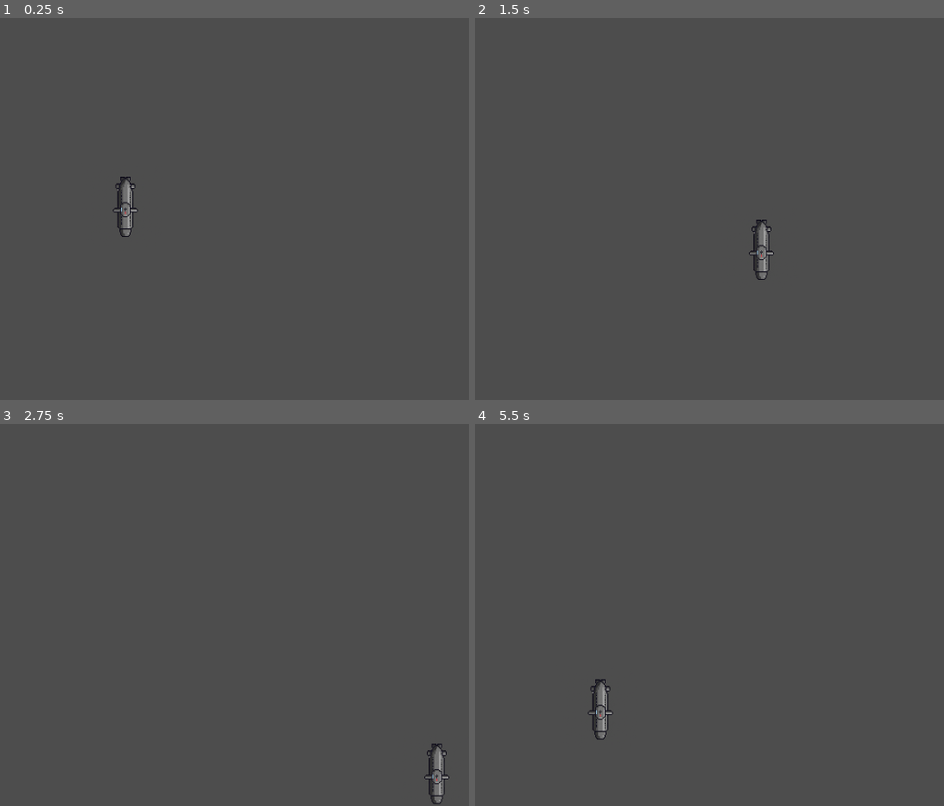
Above: before the commit, frames 1-4 (two rows, left to right).
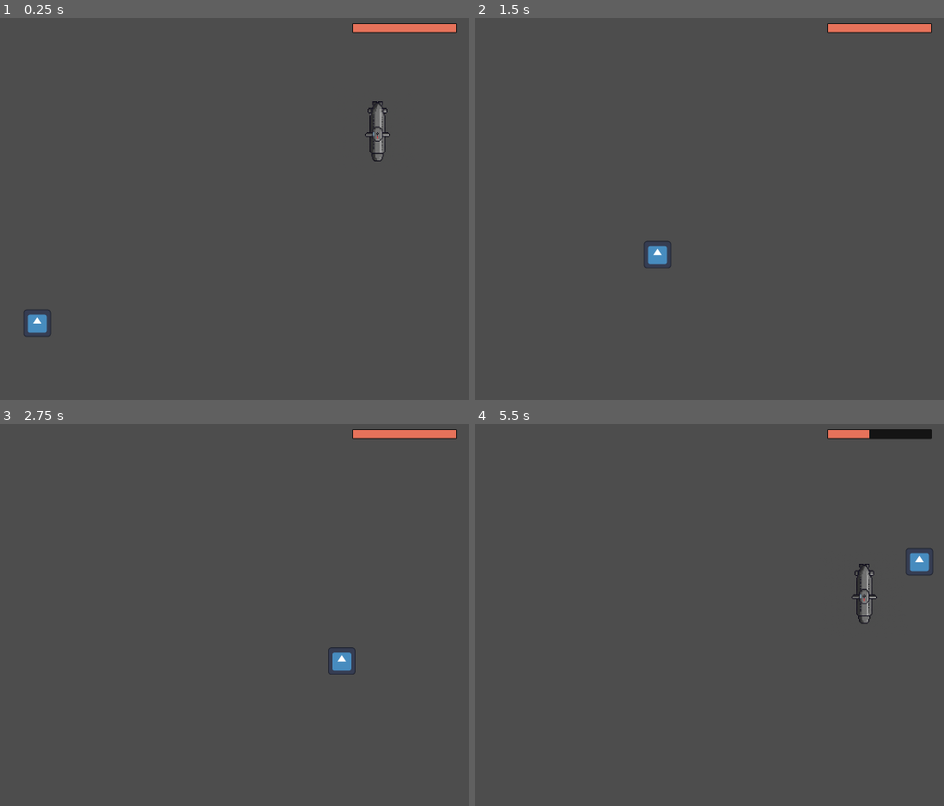
Above: after the commit, the same moments.

Repository: AbuHarambe/Deepsea_Invaders
Game: Godot game, scene res://Scenes/main.tscn
Same seed, same stepped clock (60 frames per second), same inputs: the game is played once before the commit and once after it. Before the commit the project has no main scene; this scene is started directly in both runs. The engine's default icon, where the game draws it, is replaced by a stand-in: a white triangle on a blue panel in a dark square.
Inputs:
- Up to frame 1 (0.25 s): no input
- Up to frame 2 (1.5 s): hold D (Right) 0.53-1.28 s; hold S (Down) from 1.28 s (still down)
- Up to frame 3 (2.75 s): release S (Down) at 2.03 s; hold D (Right) from 2.03 s (still down)
- Up to frame 4 (5.5 s): release D (Right) at 2.78 s; hold W (Up) 2.78-3.53 s; hold A (Left) 3.53-5.03 s; hold S (Down) from 5.03 s (still down)

The runs differ from the first frame. In frame 1, 1.7% of the frame differs, in the area x 5-98%, y 1-84%; in frame 2, 1.3%; in frame 3, 1.3%; in frame 4, 1.7%, in the area x 23-98%, y 1-83%.

Commit message:
Enemy and HP Bar
- added a basic enemy that deals damag on collision

- added functioning look in player script to see how to use it

Diff:
--- /dev/null
+++ b/Scenes/enemy.tscn
@@ -0,0 +1,17 @@
+[gd_scene load_steps=4 format=3 uid="uid://4atn6j1ayvu6"]
+
+[ext_resource type="Script" uid="uid://cxcvxsysfexi4" path="res://Scripts/enemy.gd" id="1_1f0kj"]
+[ext_resource type="Texture2D" uid="uid://bjhdtsjvr6wry" path="res://icon.svg" id="1_hghv2"]
+
+[sub_resource type="RectangleShape2D" id="RectangleShape2D_1f0kj"]
+size = Vector2(127, 127)
+
+[node name="TestEnemy" type="CharacterBody2D"]
+script = ExtResource("1_1f0kj")
+
+[node name="Sprite2D" type="Sprite2D" parent="."]
+texture = ExtResource("1_hghv2")
+
+[node name="CollisionShape2D" type="CollisionShape2D" parent="."]
+position = Vector2(-0.5, -0.5)
+shape = SubResource("RectangleShape2D_1f0kj")
--- /dev/null
+++ b/Scenes/health_bar.tscn
@@ -0,0 +1,53 @@
+[gd_scene load_steps=6 format=3 uid="uid://dj1shnag1egsc"]
+
+[ext_resource type="Script" uid="uid://ripv2ix6360k" path="res://Scripts/health_bar.gd" id="1_78m4n"]
+
+[sub_resource type="StyleBoxEmpty" id="StyleBoxEmpty_dl3mn"]
+
+[sub_resource type="StyleBoxFlat" id="StyleBoxFlat_78m4n"]
+bg_color = Color(0.90111923, 0.4482829, 0.35396254, 1)
+
+[sub_resource type="StyleBoxFlat" id="StyleBoxFlat_m34ix"]
+bg_color = Color(0.080783345, 0.080783345, 0.0807833, 1)
+corner_radius_top_left = 3
+corner_radius_top_right = 3
+corner_radius_bottom_right = 3
+corner_radius_bottom_left = 3
+expand_margin_left = 2.0
+expand_margin_top = 2.0
+expand_margin_right = 2.0
+expand_margin_bottom = 2.0
+shadow_color = Color(0, 0, 0, 0.27450982)
+shadow_offset = Vector2(0, 2)
+
+[sub_resource type="StyleBoxFlat" id="StyleBoxFlat_dl3mn"]
+bg_color = Color(1, 1, 1, 1)
+
+[node name="Health_Bar" type="ProgressBar"]
+z_index = 1
+offset_right = 240.0
+offset_bottom = 10.0
+theme_override_styles/background = SubResource("StyleBoxEmpty_dl3mn")
+theme_override_styles/fill = SubResource("StyleBoxFlat_78m4n")
+value = 60.0
+show_percentage = false
+script = ExtResource("1_78m4n")
+
+[node name="Damage_Bar" type="ProgressBar" parent="."]
+z_index = -1
+layout_mode = 1
+anchors_preset = 15
+anchor_right = 1.0
+anchor_bottom = 1.0
+grow_horizontal = 2
+grow_vertical = 2
+theme_override_styles/background = SubResource("StyleBoxFlat_m34ix")
+theme_override_styles/fill = SubResource("StyleBoxFlat_dl3mn")
+value = 80.0
+show_percentage = false
+
+[node name="Health_Bar_Timer" type="Timer" parent="."]
+wait_time = 0.4
+one_shot = true
+
+[connection signal="timeout" from="Health_Bar_Timer" to="." method="_on_timer_timeout"]
--- a/Scenes/main.tscn
+++ b/Scenes/main.tscn
@@ -1,11 +1,26 @@
-[gd_scene load_steps=2 format=3 uid="uid://dktdyic4puxgw"]
+[gd_scene load_steps=4 format=3 uid="uid://dktdyic4puxgw"]
 
 [ext_resource type="PackedScene" uid="uid://bg4a3kqnpolqt" path="res://Scenes/player.tscn" id="1_jjgbg"]
+[ext_resource type="PackedScene" uid="uid://4atn6j1ayvu6" path="res://Scenes/enemy.tscn" id="2_bo1nx"]
+[ext_resource type="PackedScene" uid="uid://dj1shnag1egsc" path="res://Scenes/health_bar.tscn" id="3_8gbba"]
 
 [node name="Main" type="Node2D"]
 
-[node name="Player" parent="." instance=ExtResource("1_jjgbg")]
+[node name="Player" parent="." groups=["player_group"] instance=ExtResource("1_jjgbg")]
+position = Vector2(587, -176)
+
+[node name="TestEnemy" parent="." instance=ExtResource("2_bo1nx")]
+position = Vector2(-251, 297)
+scale = Vector2(0.5, 0.5)
+speed = 300
 
 [node name="GameCamera" type="Camera2D" parent="."]
 
 [node name="HUD_Layer" type="CanvasLayer" parent="."]
+follow_viewport_enabled = true
+
+[node name="Health_Bar" parent="HUD_Layer" groups=["progress_bars"] instance=ExtResource("3_8gbba")]
+offset_left = 530.0
+offset_top = -426.0
+offset_right = 770.0
+offset_bottom = -407.0
--- /dev/null
+++ b/Scripts/enemy.gd
@@ -0,0 +1,57 @@
+extends CharacterBody2D
+
+# @export makes the variables show up on the right menu in Godot called Inspector
+@export var speed = 400
+@export var acceleration: float = 1800.0 # How quickly the player reaches max speed
+@export var friction: float = 1400.0 # How quickly the player slows down
+@export var damage = 10
+
+# allows this script to access the properties of Player
+@onready var player = get_tree().get_first_node_in_group("player_group")
+
+#_ready is called when the node enters the scene tree for the first time
+func _ready() -> void:
+
+	pass
+
+#_process is called every frame. Delta is the elapsed time since the last frame
+func _physics_process(delta: float) -> void:
+
+	var target_direction = Vector2.ZERO
+
+	# maps a vector leading to player coordinates
+	if is_instance_valid(player):
+		var player_position: Vector2 = player.global_position
+		target_direction = (player_position - global_position).normalized()
+
+
+
+	if target_direction:
+		var target_velocity = target_direction * speed
+		# Use move_toward to move current velocity towards target velocity
+		velocity = velocity.move_toward(target_velocity, acceleration * delta)
+	else:
+		# Player is NOT providing input: Apply friction (gradual deceleration)
+		# Use move_toward to move velocity toward Vector2.ZERO
+		# This creates the "sliding" or "floating" stop
+		velocity = velocity.move_toward(Vector2.ZERO, friction * delta)
+
+	#moves the body based on the velocity set above
+	move_and_slide()
+	if get_slide_collision_count() > 0:
+		_handle_specific_collision()
+
+# Player.gd (or Enemy.gd)
+
+func _handle_specific_collision():
+	# Loop through all collisions that occurred this frame
+	for i in range(get_slide_collision_count()):
+		var collision = get_slide_collision(i)
+		var hit_body = collision.get_collider()
+
+		# Check if the body belongs to the group you want to identify
+		if hit_body.is_in_group("player_group"):
+
+			print("collision detected")
+			player.take_damage(damage)
+			return # Stop after processing the specific collision
--- /dev/null
+++ b/Scripts/health_bar.gd
@@ -0,0 +1,62 @@
+# health_bar_script.gd (Attached to the main ProgressBar)
+extends ProgressBar
+
+# --- FIX 1: Rename references to match case/structure ---
+# Godot paths are case-sensitive. If your node is named 'DamageBar', use that.
+@onready var timer = $Health_Bar_Timer     # Correct path for direct child
+@onready var damage_bar = $Damage_Bar       # Correct path for direct child
+
+var health: int = 0 : set = set_health
+
+func set_health(new_health: int) -> void:
+	var prev_health = health
+	health = min(max_value, new_health)
+	value = health
+
+	if is_instance_valid(timer):
+		pass
+	else:
+		print("timer nicht gefunden")
+	if is_instance_valid(damage_bar):
+			pass
+	else:
+		print("damagebar nicht gefunden")
+
+
+	if health < prev_health:
+		if is_instance_valid(timer):
+			timer.start()
+		else:
+			print("timer nicht gefunden")
+	else:
+		# If healed or unchanged, set damage bar instantly
+		if is_instance_valid(damage_bar):
+			damage_bar.value = health
+		else:
+			print("damage_bar nicht gefunden")
+
+func init_health(max_hp: int) -> void:
+	# --- FIX 2: Correctly assign local variable and properties ---
+
+	# Correctly assign the argument to the instance variable
+	health = max_hp
+
+	# Assign max_hp to the ProgressBar's max_value property
+	self.max_value = max_hp
+
+	# Initialize the current display value
+	self.value = max_hp
+
+	# Safely initialize the dependent ProgressBar
+	if is_instance_valid(damage_bar):
+		damage_bar.max_value = max_hp
+		damage_bar.value = max_hp
+	else:
+		# This will print if the reference is still broken
+		push_error("DamageBar node reference is invalid!")
+
+
+func _on_timer_timeout() -> void:
+	# This slowly animated drop is better handled in _process (see note below)
+	# But for a simple immediate reset, this is okay:
+	damage_bar.value = health
--- a/Scripts/player.gd
+++ b/Scripts/player.gd
@@ -2,7 +2,12 @@
 
 # @export makes the variables show up on the right menu in Godot called Inspector
 @export var speed = 600
+@export var acceleration: float = 1800.0 # How quickly the player reaches max speed
+@export var friction: float = 1400.0 # How quickly the player slows down
 @export var max_health: int = 100
+
+@onready var health_bar = get_tree().get_first_node_in_group("progress_bars")
+
 var current_health: int = 0
 
 var boundary_top_left = Vector2.ZERO
@@ -12,15 +17,34 @@
 func _ready() -> void:
 	current_health = max_health
 
+	# Check if the health_bar reference is valid
+	if is_instance_valid(health_bar):
+		# 🎯 FIX: Defer the call to init_health()
+		# This ensures that the HealthBar's @onready variables (timer and damage_bar)
+		# have fully initialized BEFORE we try to use them.
+		health_bar.call_deferred("init_health", current_health)
+
 	pass
 
 #_process is called every frame. Delta is the elapsed time since the last frame
 func _physics_process(delta: float) -> void:
 	# maps directional inputs into a vector called direction
-	var direction = Input.get_vector("Left", "Right", "Up", "Down")
-	velocity = direction * speed
+	var input_direction = Input.get_vector("Left", "Right", "Up", "Down")
+
+	if input_direction:
+		# Player is providing input: Accelerate towards the target velocity
+		var target_velocity = input_direction * speed
+		# Use move_toward to move current velocity towards target velocity
+		velocity = velocity.move_toward(target_velocity, acceleration * delta)
+	else:
+		# Player is NOT providing input: Apply friction (gradual deceleration)
+		# Use move_toward to move velocity toward Vector2.ZERO
+		# This creates the "sliding" or "floating" stop
+		velocity = velocity.move_toward(Vector2.ZERO, friction * delta)
+
 	#moves the body based on the velocity set above
 	move_and_slide()
+	clamp_position()
 
 func handle_death():
 	#for now just print the msg later on play sound and so on
@@ -29,7 +53,7 @@
 	queue_free()
 
  #clamps position to camera view
-func clamp_postion():
+func clamp_position():
 	if boundary_top_left != Vector2.ZERO and boundary_bottom_right != Vector2.ZERO:
 
 		# Clamp X position between the left and right boundary edges
@@ -45,3 +69,7 @@
 			boundary_top_left.y,
 			boundary_bottom_right.y
 		)
+
+func take_damage (dmg):
+	current_health = current_health - dmg
+	health_bar.set_health(current_health)
--- a/project.godot
+++ b/project.godot
@@ -11,6 +11,7 @@
 [application]
 
 config/name="Deepsea_Invaders"
+run/main_scene="uid://dktdyic4puxgw"
 config/features=PackedStringArray("4.5", "GL Compatibility")
 config/icon="res://icon.svg"
 
@@ -18,6 +19,13 @@
 
 window/size/viewport_width=1600
 window/size/viewport_height=900
+window/stretch/mode="viewport"
+window/stretch/aspect="expand"
+
+[global_group]
+
+player_group=""
+progress_bars=""
 
 [input]
 
Not shown, added: Scripts/enemy.gd.uid
Not shown, added: Scripts/health_bar.gd.uid
